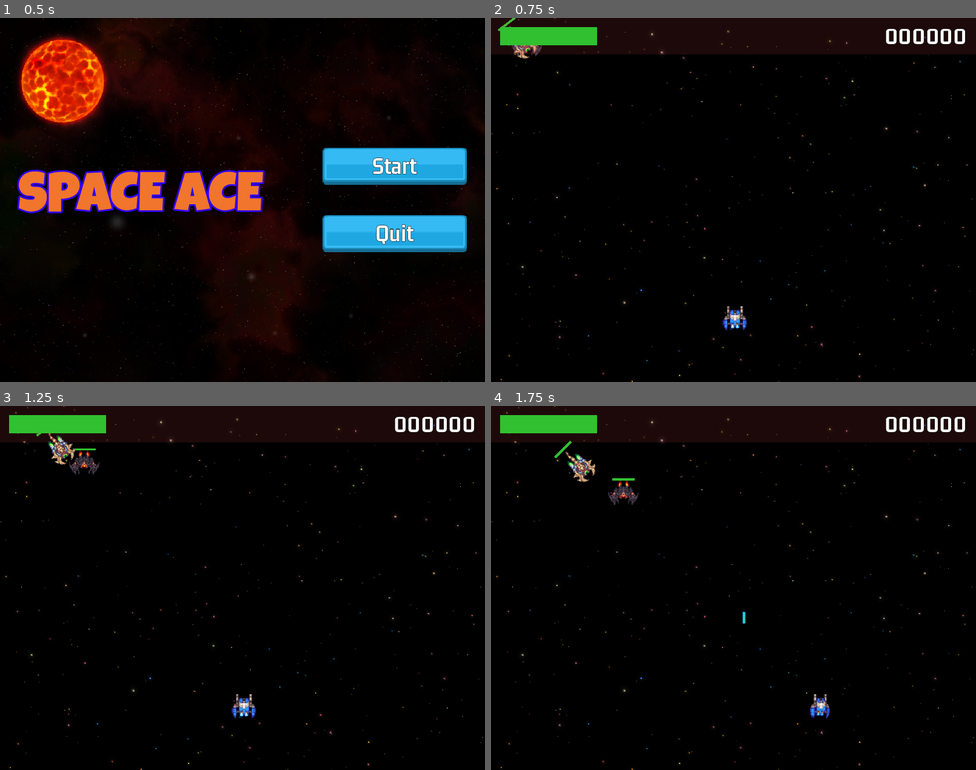
Above: before the commit, frames 1-4 (two rows, left to right).
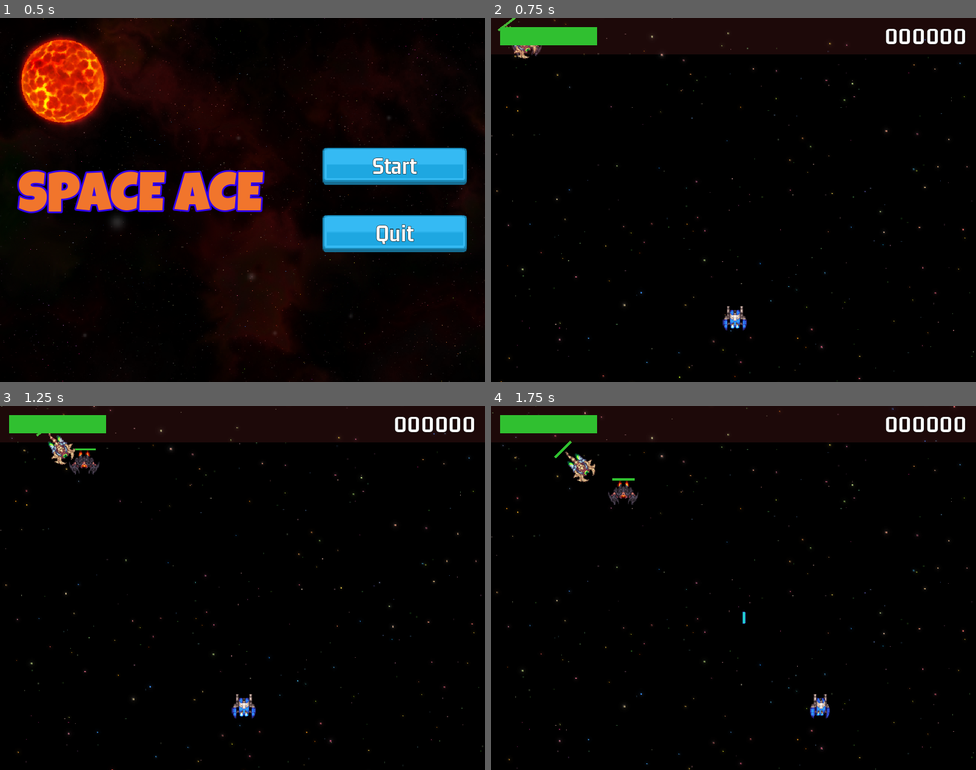
Above: after the commit, the same moments.

Repository: fj0lverkr/space-ace
Game: Godot game, scene res://scenes/main/main.tscn
The game is run twice, just before and just after one commit, with the same random seed, the same clock (stepped at 60 frames per second) and the same inputs. Sound files missing from this copy of the repository are replaced by a short silence.
Inputs (mouse positions are in pixels of both pictures, inside the frame that each line leads up to):
- Up to frame 1 (0.5 s): no input
- Up to frame 2 (0.75 s): click "Start" at 0.5 s
- Up to frame 3 (1.25 s): no input
- Up to frame 4 (1.75 s): move the mouse to (840, 569) at 1.27 s; hold D (right) from 1.28 s (still down); click (840, 569) at 1.35 s

Frame 1 is identical in both runs. In frame 2, 0.5% of the frame differs, in the area x 0-100%, y 0-100%; in frame 3, 0.6%; in frame 4, 0.6%.

Commit message:
fix paralax layers

Diff:
--- a/scenes/level_bg/level_bg.gd
+++ b/scenes/level_bg/level_bg.gd
@@ -4,4 +4,6 @@
 
 
 func _process(delta: float) -> void:
-	scroll_offset.y += delta * scroll_speed
+	for l: Node in get_children():
+		if l is ParallaxLayer:
+			l.motion_offset.y += delta * scroll_speed * randf_range(0.2, 0.5)
